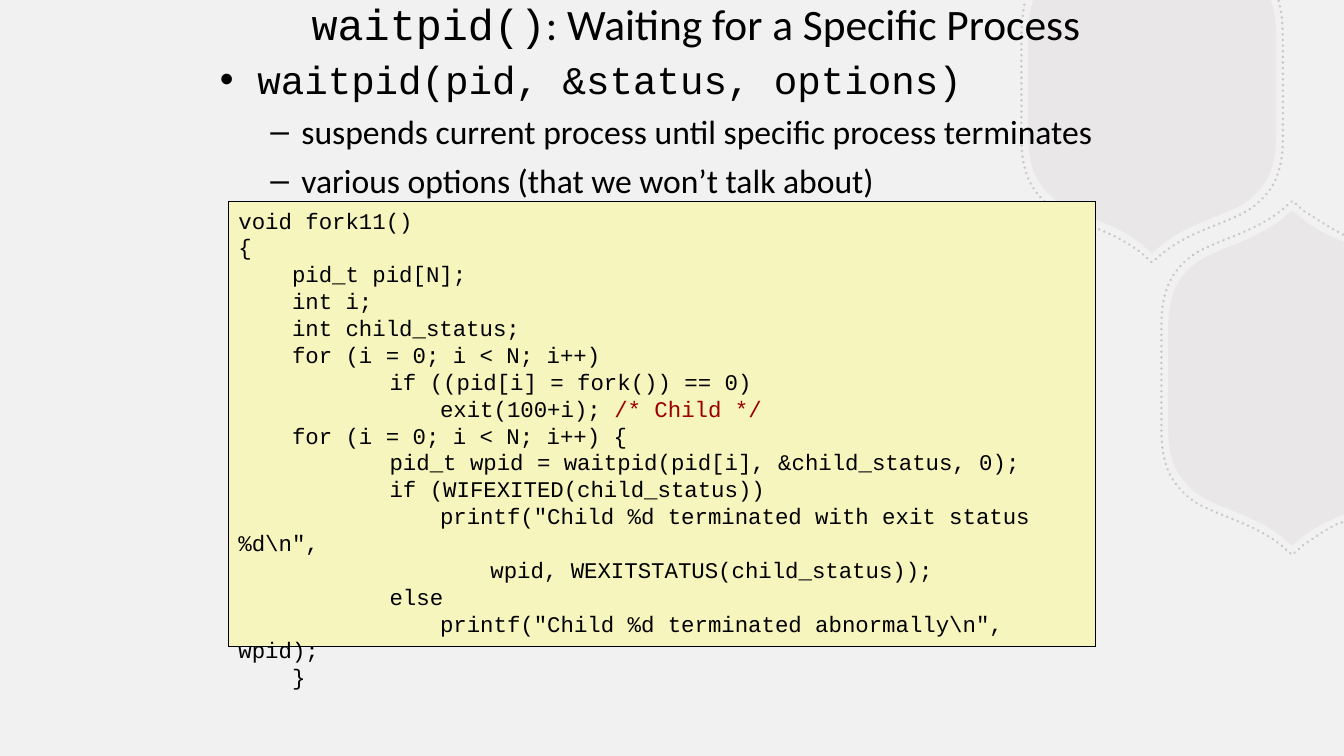
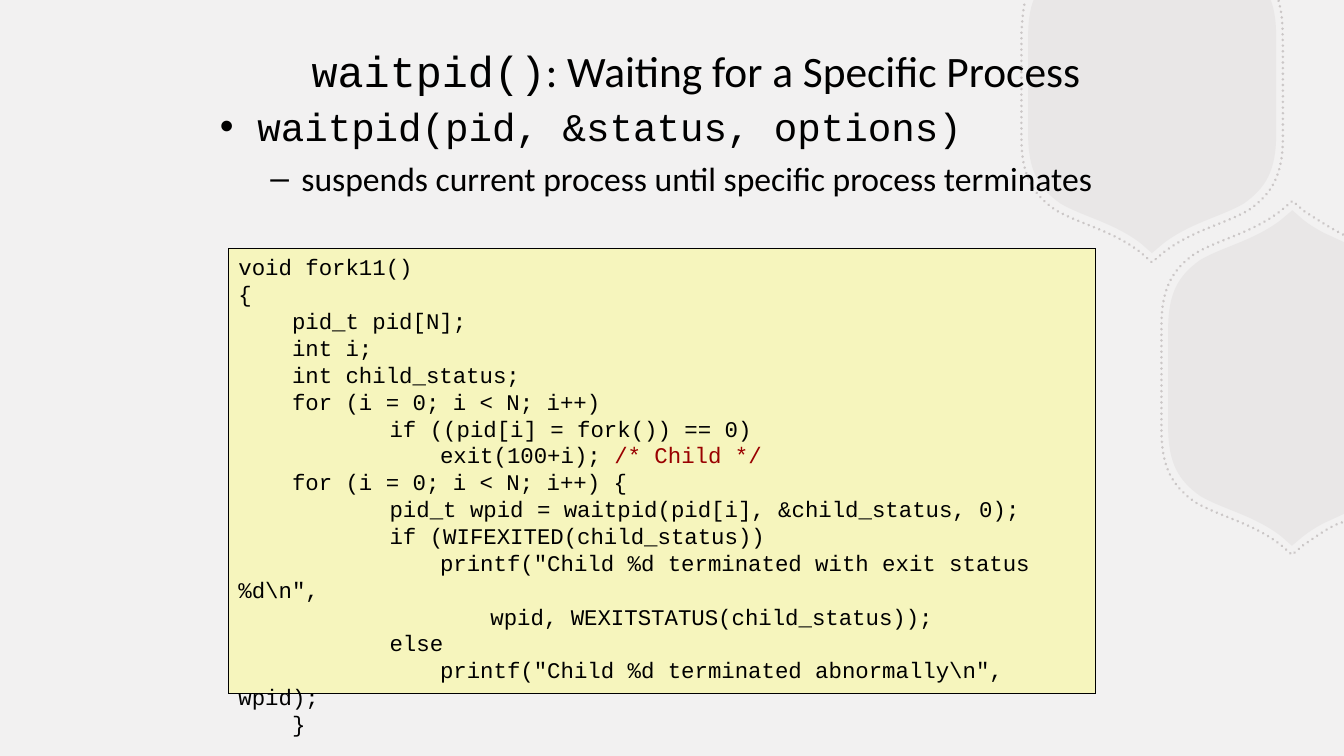
Before and after one commit to BillJr99/Ursinus-CS376, a slide deck: slide 30 of files/lectures/shellipc.pptx (slide 33 before the commit). Drawn at 1344x756 pixels with LibreOffice and Linux fonts; fonts in the diff are those of the drawing. Boxes give left, top, right and bottom in pixels: in the first picture for what was removed or moved away, otherwise in the second. Text is boxed around its words. In the diff, an @@ line names an element or a change of style, - is before the commit and + after.

```diff
--- a/files/lectures/shellipc.pptx
+++ b/files/lectures/shellipc.pptx
@@ 2 texts, 1 rectangle: place and size @@
-2 texts, 1 rectangle at <box>229,8,1096,646</box>
+2 texts, 1 rectangle at <box>229,55,1096,693</box>
@@ text at <box>301,168,874,199</box>: paragraph removed @@
-  – various options (that we won’t talk about)
```
Also in this commit, not shown: 1 slide added, 37 slides removed, 1 other file.
